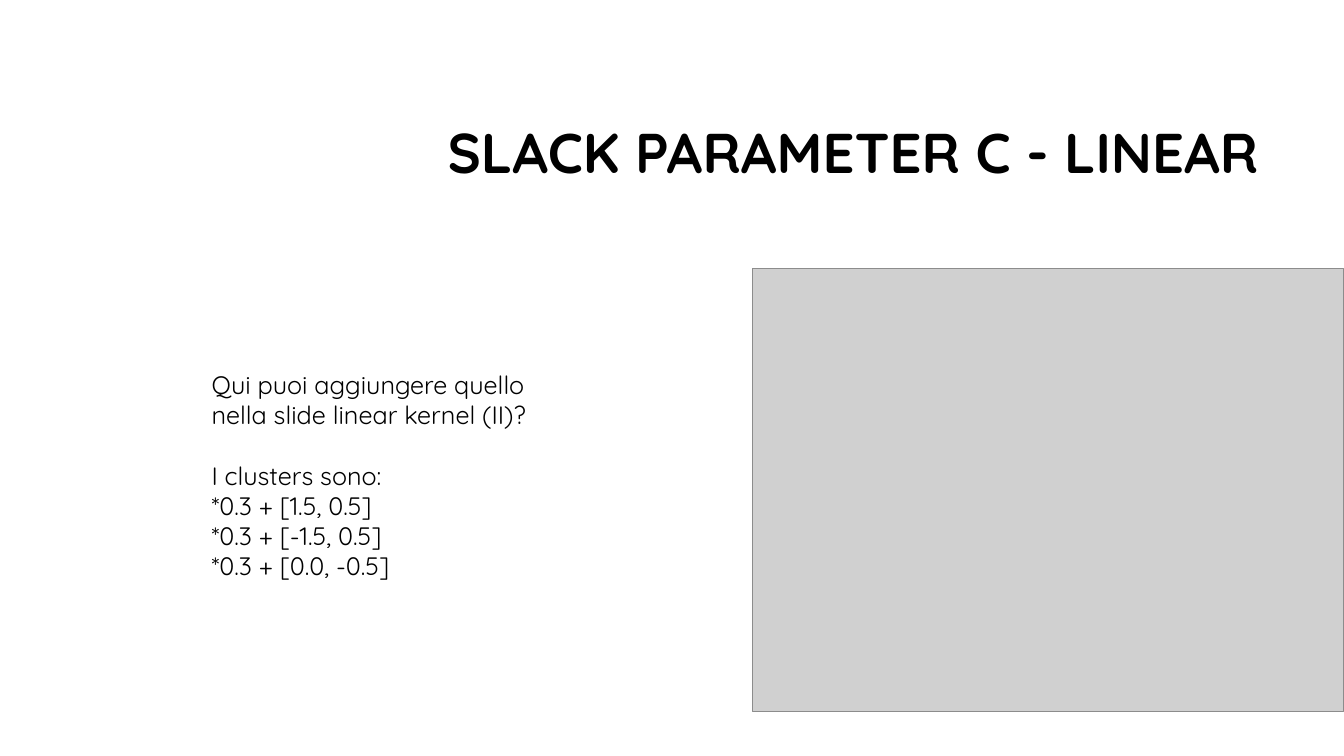
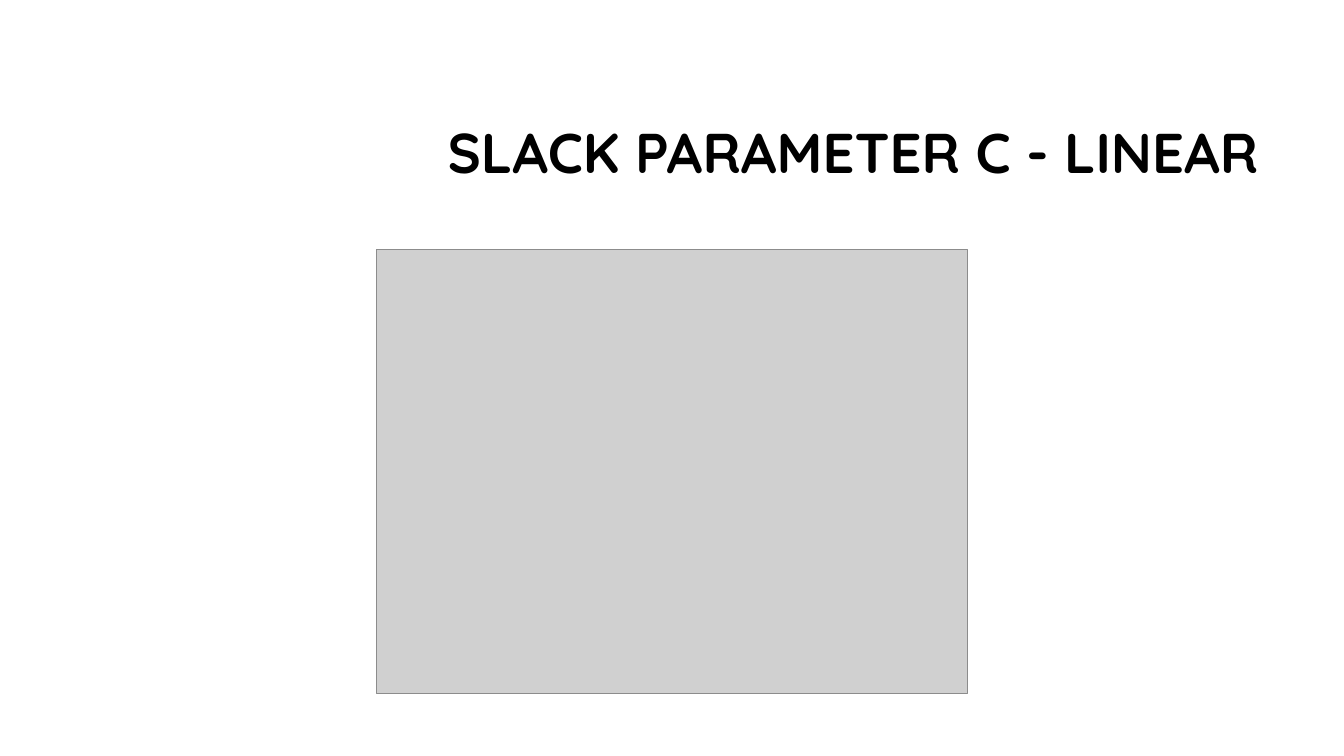
Before and after one commit to franco-ruggeri/ML, a slide deck: slide 10 of Lab 2/Lab 2 - presentation.pptx. Drawn at 1344x756 pixels with LibreOffice and Linux fonts; fonts in the diff are those of the drawing; grey boxes stand for pictures; background and template pictures are left out. Boxes give left, top, right and bottom in pixels: in the first picture for what was removed or moved away, otherwise in the second. Text is boxed around its words. In the diff, an @@ line names an element or a change of style, - is before the commit and + after.

Commit message:
complete presentation

```diff
--- a/Lab 2/Lab 2 - presentation.pptx
+++ b/Lab 2/Lab 2 - presentation.pptx
@@ picture added at (376,250,968,694) @@
@@ picture removed at (753,268,1344,712) @@
@@ text removed at (212,375,526,580) @@
-Qui puoi aggiungere quello nella slide linear kernel (II)?
-I clusters sono:
-*0.3 + [1.5, 0.5]
-*0.3 + [-1.5, 0.5]
-*0.3 + [0.0, -0.5]
```
Also in this commit, not shown: 1 other slide changed, 1 other file.
